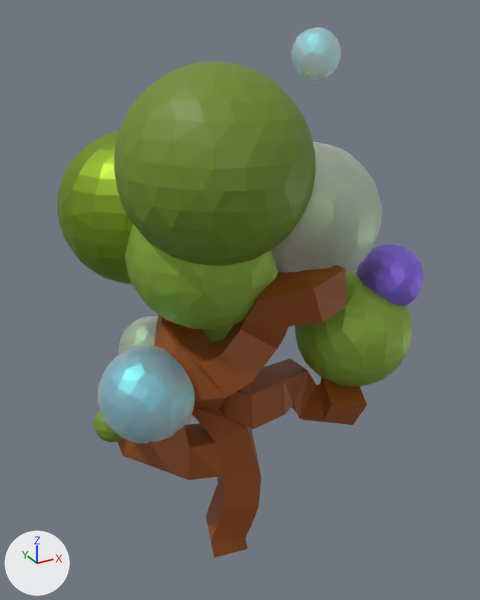
An edit to the Blender file Assets/Models/tree no 5.blend, drawn before and after from the same camera.
The view is the same before and after, from a camera (50 mm lens) standing at (-3.09, -6.03, 6.39) and looking at (0.51, 0.52, 3.12). Every picture has the same lights, and +X, +Y and +Z are marked at lower left.

The older version as bpy lines, for what is in view:
```python
me_cube_005 = bpy.data.meshes.new('Cube.005')
me_cube_005.from_pydata(...)  # 27 vertices, 0 faces, 26 loose edges; spans x -1.14..1.27, y -1.15..1.15, z -0.06..4.61
me_cube_005.materials.append(mat_material_005)  # brown #99511b
me_sphere_084 = bpy.data.meshes.new('Sphere.084')
me_sphere_084.from_pydata(...)  # 8194 vertices, 8704 faces; spans x -1.0..3.39, y -2.53..1.84, z -3.3..2.24
# faces by material slot: [512, 2048, 512, 1536, 2560, 512, 1024]
me_sphere_084.materials.append(mat_material_002)  # green #8aac2e
me_sphere_084.materials.append(mat_material_009)
me_sphere_084.materials.append(mat_material_012)
me_sphere_084.materials.append(mat_material_011)  # green #96be45
me_sphere_084.materials.append(mat_material_008)
me_sphere_084.materials.append(mat_material_003)  # green #6f8c24
me_sphere_084.materials.append(mat_material_007)  # green #74922e
ob_cube_004 = bpy.data.objects.new('Cube.004', me_cube_005)
ob_cube_004.parent = ob_sphere_084
ob_cube_004.matrix_parent_inverse = Matrix(((1.174, 0.0, 0.0, 10.39), (0.0, 1.174, 0.0, 6.383), (0.0, 0.0, 1.174, -5.691), (0.0, 0.0, 0.0, 1.0)))
ob_cube_004.location = (-8.07, -6.25, 0.514)
ob_cube_004.scale = (0.894, 0.894, 0.894)
_m = ob_cube_004.modifiers.new('Skin', 'SKIN')
ob_sphere_084 = bpy.data.objects.new('Sphere.084', me_sphere_084)
ob_sphere_084.location = (-0.63, 0.85, 4.35)
ob_sphere_084.rotation_euler = (0.0, 0.0282, 0.0)  # degrees (0, 1.6, 0)
ob_sphere_084.scale = (0.852, 0.852, 0.852)
_m = ob_sphere_084.modifiers.new('Decimate', 'DECIMATE')
_m.ratio = 0.321
```
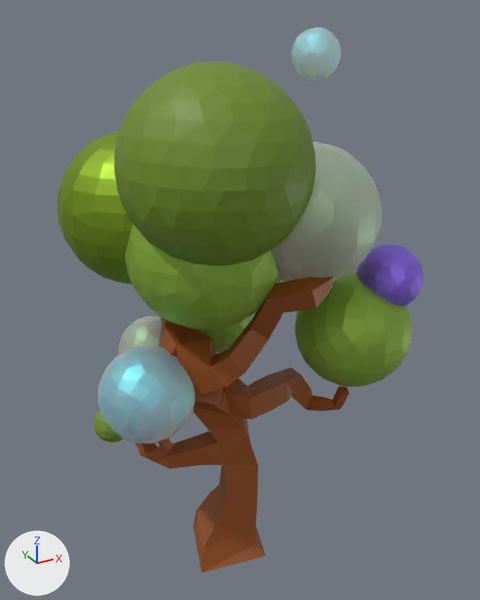
Commit message: Trees fixed

Boxes (x1, y1, x2, y2) around the edits, measured in the pictures (480 x 600 px):
'Cube.004', reshaped, modifiers changed (14% narrower): before (118, 265, 367, 558); after (136, 277, 349, 572)
part 1 of me_cube_005, built on (brown): after (136, 277, 349, 572)

The change in detail:
me_cube_005 is used by ob_cube_004; parent ob_sphere_084; location (-8.07, -6.25, 0.514); scale (0.894, 0.894, 0.894).
me_cube_005 had 27 vertices, 0 faces, 26 loose edges and spanned x -1.14..1.27, y -1.15..1.15, z -0.06..4.61.
me_cube_005 now has 276 vertices, 281 faces and spans x -1.18..1.34, y -1.28..1.25, z -0.14..4.64.
me_cube_005 part 1: 27 vertices removed from x -1.14..1.27, y -1.15..1.15, z -0.06..4.61; 276 vertices added at x -1.18..1.34, y -1.28..1.25, z -0.14..4.64.
Object 'Cube.004' (ob_cube_004) loses its SKIN modifier named 'Skin'.
